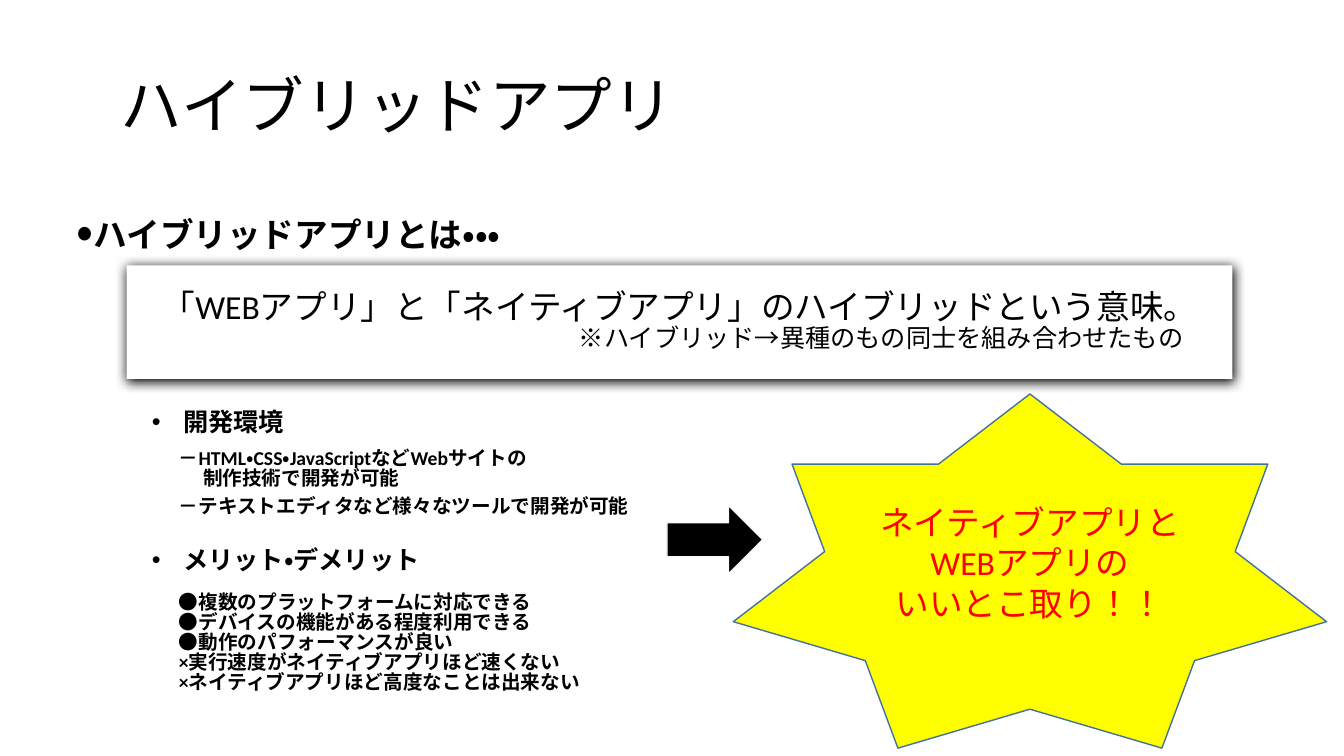
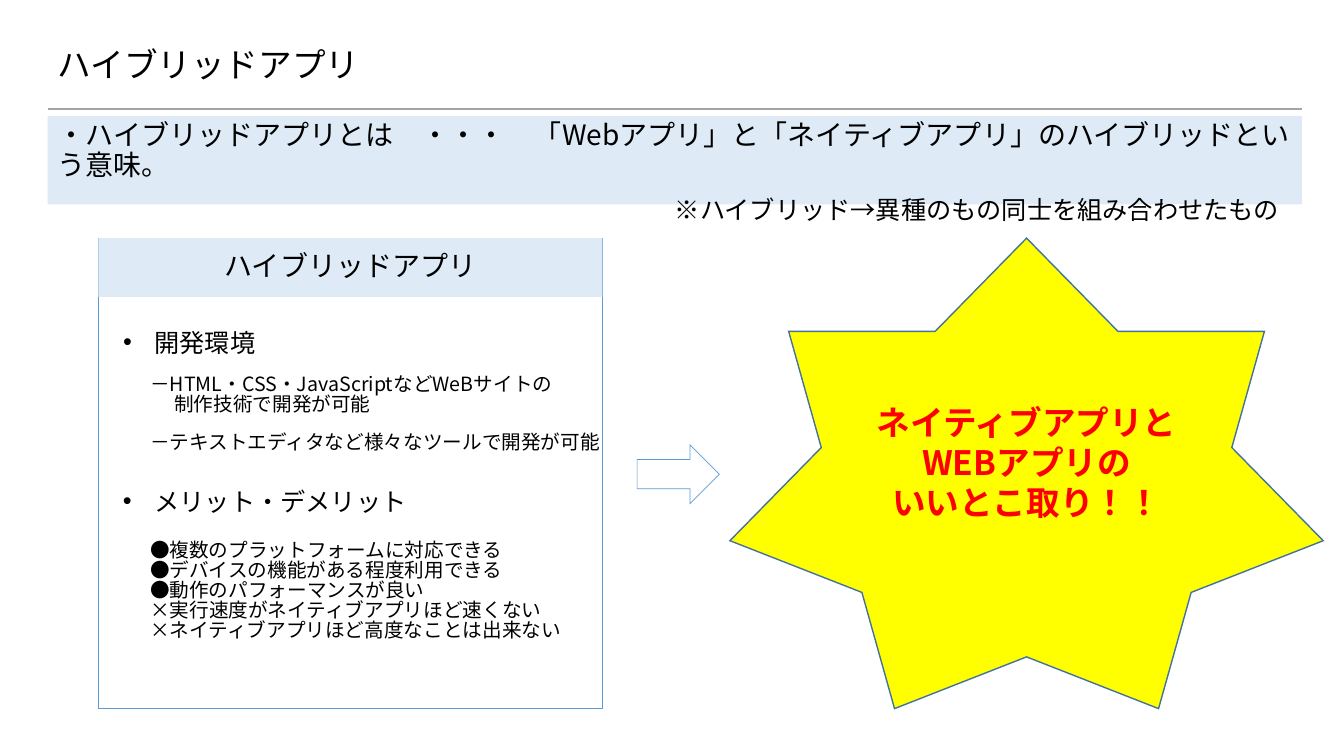
Before and after one commit to konnpeitoon/diary, a slide deck: slide 7 of doc/01_勉強会まとめ資料/01_勉強会まとめ資料/【4月】第一回勉強会/スマホアプリの開発.pptx. Drawn at 1344x756 pixels with LibreOffice and Linux fonts; fonts in the diff are those of the drawing; background and template pictures are left out. Boxes give left, top, right and bottom in pixels: in the first picture for what was removed or moved away, otherwise in the second. Text is boxed around its words. In the diff, an @@ line names an element or a change of style, - is before the commit and + after.

```diff
--- a/doc/01_勉強会まとめ資料/01_勉強会まとめ資料/【4月】第一回勉強会/スマホアプリの開発.pptx
+++ b/doc/01_勉強会まとめ資料/01_勉強会まとめ資料/【4月】第一回勉強会/スマホアプリの開発.pptx
@@ title "ハイブリッドアプリ" moved from (x1=121, y1=75, x2=674, y2=133) to (x1=58, y1=48, x2=360, y2=80) @@
@@ title "ハイブリッドアプリ" at (x1=58, y1=48, x2=360, y2=80): size 44 to 24 pt, font Calibri to Noto Sans CJK JP @@
@@ text "・ハイブリッドアプリとは ・・・ 「Webアプリ」と「ネイティブアプリ」のハイブリッドという意味。" resized from (x1=126, y1=265, x2=1232, y2=379) to (x1=47, y1=116, x2=1302, y2=204) @@
@@ text "・ハイブリッドアプリとは ・・・ 「Webアプリ」と「ネイティブアプリ」のハイブリッドという意味。" at (x1=47, y1=116, x2=1302, y2=204): vertical alignment middle to top; rectangle to text; fill #FFFFFF to #DEEBF7; outline none to #5B9BD5 1 pt; shadow off @@
@@ line added from (47, 109) to (1303, 109), #A5A5A5 1.5 pt @@
@@ text at (x1=58, y1=121, x2=1290, y2=153): text changed; size 24 to 20 pt; font Calibri to Noto Sans CJK JP @@
-「WEBアプリ」と「ネイティブアプリ」のハイブリッドという意味。
+・ハイブリッドアプリとは ・・・ 「Webアプリ」と「ネイティブアプリ」のハイブリッドという意味。
@@ text at (x1=675, y1=197, x2=1279, y2=221): font Calibri to Noto Sans CJK JP in "※ハイブリッド→異種のもの同士を組み合わせたもの"; alignment centre to left; line spacing 0.85 to 0.9; more space between paragraphs @@
@@ text "ハイブリッドアプリ" resized from (x1=77, y1=218, x2=501, y2=250) to (x1=99, y1=238, x2=603, y2=296) @@
@@ text "ハイブリッドアプリ" at (x1=99, y1=238, x2=603, y2=296): fill none to #DEEBF7; outline none to #5B9BD5 1 pt @@
@@ rectangle added at (x1=99, y1=239, x2=603, y2=709), fill #FFFFFF, outline #5B9BD5 0.5 pt @@
@@ star "ネイティブアプリと" resized from (x1=734, y1=394, x2=1328, y2=748) to (x1=730, y1=238, x2=1324, y2=709) @@
@@ star "ネイティブアプリと" at (x1=730, y1=238, x2=1324, y2=709): font Calibri to Noto Sans CJK JP, bold on @@
@@ text at (x1=224, y1=252, x2=476, y2=278): text changed; size 24 to 20 pt; font Calibri to Noto Sans CJK JP; bold off @@
-・ハイブリッドアプリとは・・・
+ハイブリッドアプリ
@@ font Calibri to Noto Sans CJK JP, bold off in 4 elements at (x1=150, y1=540, x2=561, y2=639), (x1=154, y1=489, x2=406, y2=513), (x1=150, y1=432, x2=600, y2=451), (x1=155, y1=331, x2=256, y2=354) @@
@@ text "開発環境" moved from (x1=183, y1=409, x2=284, y2=433) to (x1=155, y1=331, x2=256, y2=354) @@
@@ text "－HTML・CSS・JavaScriptなどWeBサイトの" moved from (x1=179, y1=448, x2=527, y2=487) to (x1=150, y1=375, x2=552, y2=413) @@
@@ text at (x1=150, y1=375, x2=552, y2=397): text changed; font Calibri to Noto Sans CJK JP; bold off @@
-－HTML・CSS・JavaScriptなどWebサイトの
+－HTML・CSS・JavaScriptなどWeBサイトの
@@ text "－テキストエディタなど様々なツールで開発が可能" moved from (x1=179, y1=496, x2=629, y2=515) to (x1=150, y1=432, x2=600, y2=451) @@
@@ text at (x1=174, y1=391, x2=370, y2=413): font Calibri to Noto Sans CJK JP, bold off in "制作技術で開発が可能" @@
@@ right arrow resized from (x1=667, y1=505, x2=763, y2=574) to (x1=637, y1=445, x2=720, y2=503) @@
@@ right arrow at (x1=637, y1=445, x2=720, y2=503): fill #000000 to #FFFFFF; outline #FAFAFA 1 pt to #5B9BD5 0.5 pt @@
@@ text "メリット・デメリット" moved from (x1=183, y1=547, x2=419, y2=572) to (x1=154, y1=489, x2=406, y2=513) @@
@@ text "●複数のプラットフォームに対応できる" moved from (x1=179, y1=592, x2=580, y2=691) to (x1=150, y1=540, x2=561, y2=639) @@
```
Also in this commit, not shown: 6 other slides changed, 2 slides added, 4 slides removed, 1 other file.
